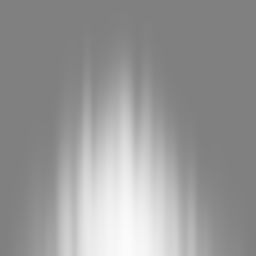
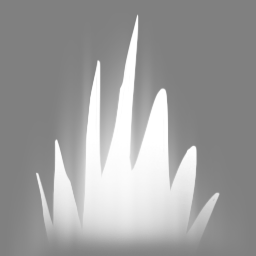
Layer changes from the first 256 x 256 image to the second:
added layer "Layer 4 copy" above "Layer 4" over [35, 14, 220, 256]
painted on "Group 1 copy" over [23, 211, 247, 256]
painted on "Group 1 copy 2" over [41, 129, 216, 256]
